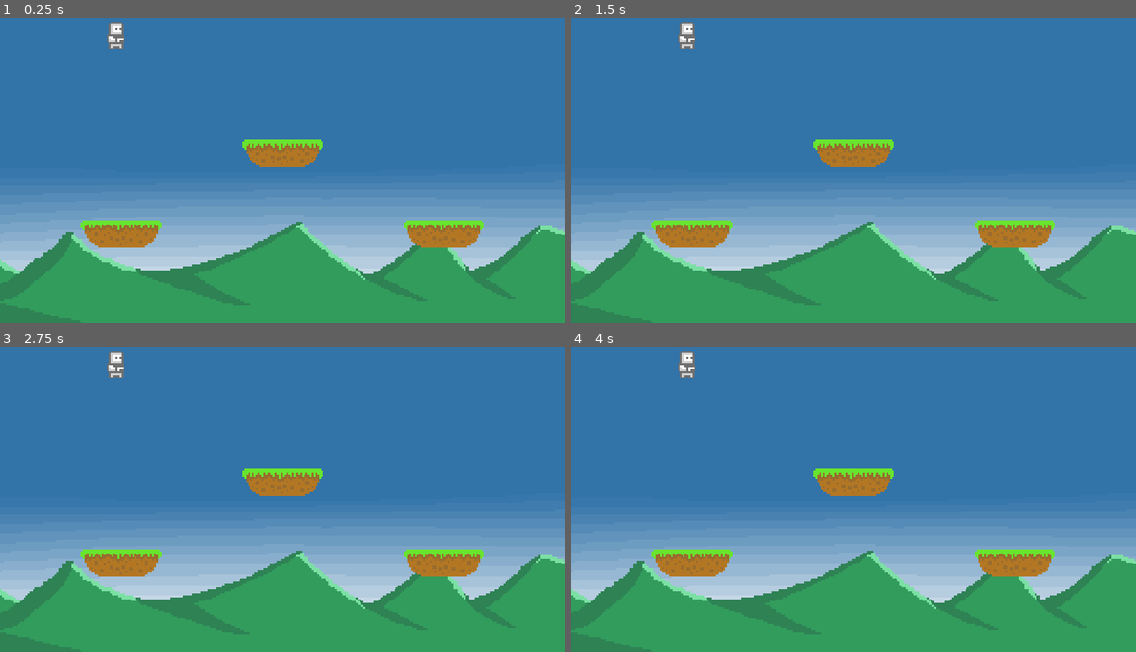
Above: before the commit, frames 1-4 (two rows, left to right).
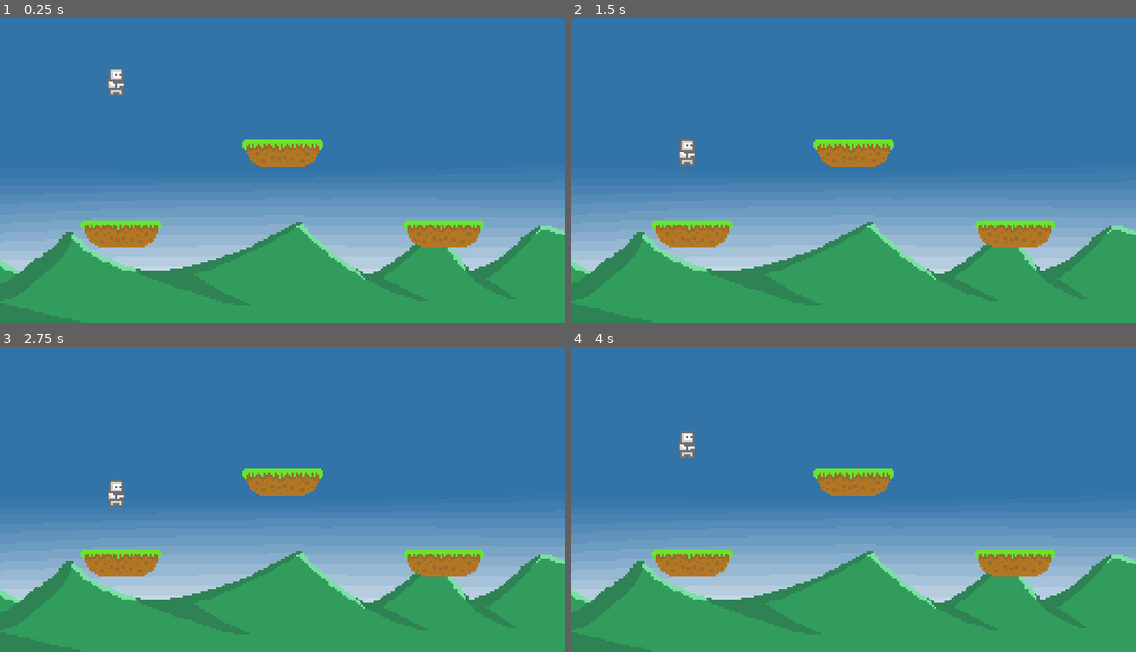
Above: after the commit, the same moments.

Repository: beltranbot/godot-multiplayer-game
Game: Godot game, scene res://Scenes/main.tscn
The game is run twice, just before and just after one commit, with the same random seed, the same clock (stepped at 60 frames per second) and the same inputs. The project has no main scene, so this scene is started directly.
Inputs:
- Up to frame 1 (0.25 s): no input
- Up to frame 2 (1.5 s): tap Space (jump) at 0.6, 0.77, 1.07, 1.35 s
- Up to frame 3 (2.75 s): tap Space (jump) at 1.52, 1.82, 2.1 s
- Up to frame 4 (4 s): tap Space (jump) at 2.85, 3.02, 3.32, 3.6, 3.77 s

The runs differ from the first frame. In frame 1, 0.5% of the frame differs, in the area x 19-22%, y 1-26%; in frame 2, 0.5%, in the area x 19-22%, y 1-49%; in frame 3, 0.5%; in frame 4, 0.5%.

Commit message:
added jump functionality

Diff:
--- a/Scripts/player.gd
+++ b/Scripts/player.gd
@@ -6,6 +6,10 @@
 var direction: float
 
 func _physics_process(delta: float) -> void:
+	if not is_on_floor():
+		velocity.y += gravity * delta
 
-    if not is_on_floor():
-        velocity.y += gravity * delta
+	if Input.is_action_just_pressed("jump") and is_on_floor():
+		velocity.y -= jump_force
+
+	move_and_slide()
